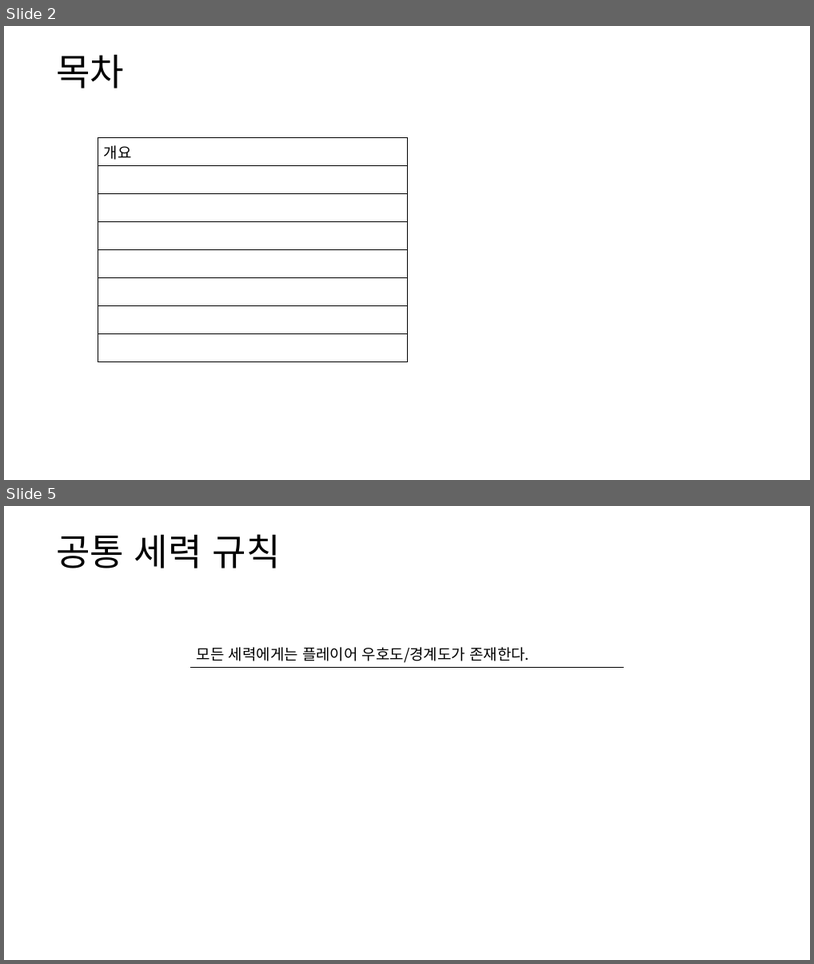
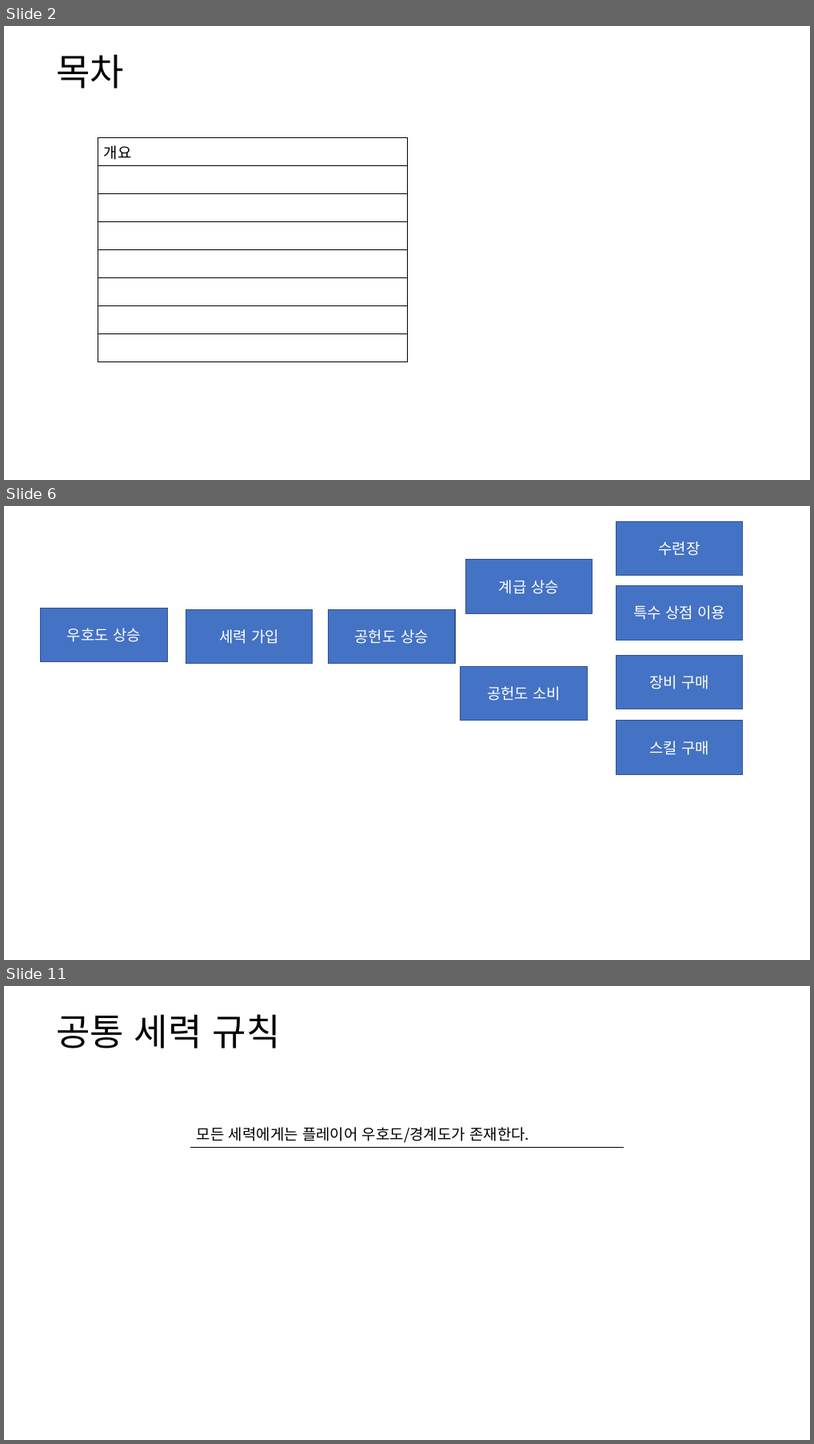
Before and after one commit to yjk0401/unityenginebasic_9th, a slide deck: 기획/방랑엽사전/세력 시스템 기획서.pptx. Shown one above the other, each under a label of ours: slides 2 and 5 before the commit, slides 2, 6 and 11 after it; the slides between them are not shown. The pictures are 814x964 and 814x1444 pixels, drawn with LibreOffice and Linux fonts; fonts in the diff are those of the drawing. Boxes give left, top, right and bottom in pixels: in the first picture for what was removed or moved away, otherwise in the second. Text is boxed around its words. In the diff, an @@ line names an element or a change of style, - is before the commit and + after.

```diff
--- a/기획/방랑엽사전/세력 시스템 기획서.pptx
+++ b/기획/방랑엽사전/세력 시스템 기획서.pptx
@@ slide 6 added at (4,506,810,960), background #FFFFFF @@
@@ rectangle added at (616,522,743,576), fill #4472C4, outline #325491 1 pt, 18 pt, text #FFFFFF @@
+수련장
@@ rectangle added at (466,560,593,613), fill #4472C4, outline #325491 1 pt, 18 pt, text #FFFFFF @@
+계급 상승
@@ rectangle added at (616,586,743,640), fill #4472C4, outline #325491 1 pt, 18 pt, text #FFFFFF @@
+특수 상점 이용
@@ rectangle added at (40,608,167,661), fill #4472C4, outline #325491 1 pt, 18 pt, text #FFFFFF @@
+우호도 상승
@@ rectangle added at (186,609,313,664), fill #4472C4, outline #325491 1 pt, 18 pt, text #FFFFFF @@
+세력 가입
@@ rectangle added at (328,609,455,664), fill #4472C4, outline #325491 1 pt, 18 pt, text #FFFFFF @@
+공헌도 상승
@@ rectangle added at (461,666,588,720), fill #4472C4, outline #325491 1 pt, 18 pt, text #FFFFFF @@
+공헌도 소비
@@ rectangle added at (616,655,743,708), fill #4472C4, outline #325491 1 pt, 18 pt, text #FFFFFF @@
+장비 구매
@@ rectangle added at (616,720,743,774), fill #4472C4, outline #325491 1 pt, 18 pt, text #FFFFFF @@
+스킬 구매
@@ what was slide 5 is now slide 11 @@
```
Also in this commit, not shown: 2 slides changed, 5 other slides added, 2 other files.
